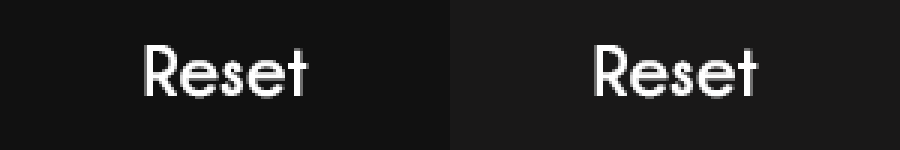
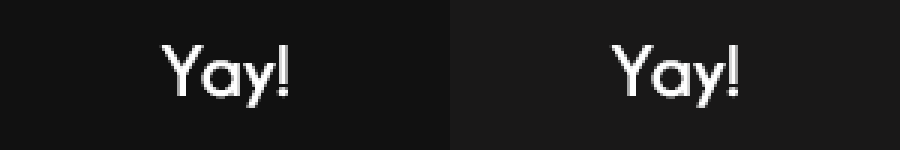
Layers edited between the first and the second 900x150 image:
added group "Group 1 copy 3" with 2 layers above "Group 1 copy 2" over (x1=159, y1=45, x2=738, y2=108)
added layer "Yay!" (1st of 2, in "Group 1 copy 3") in group "Group 1 copy 3" over (x1=609, y1=45, x2=738, y2=108)
added layer "Yay!" (2nd of 2, in "Group 1 copy 3") in group "Group 1 copy 3" over (x1=159, y1=45, x2=288, y2=108)
hid group "Group 1 copy 2" (2 layers) over (x1=144, y1=45, x2=759, y2=99)
